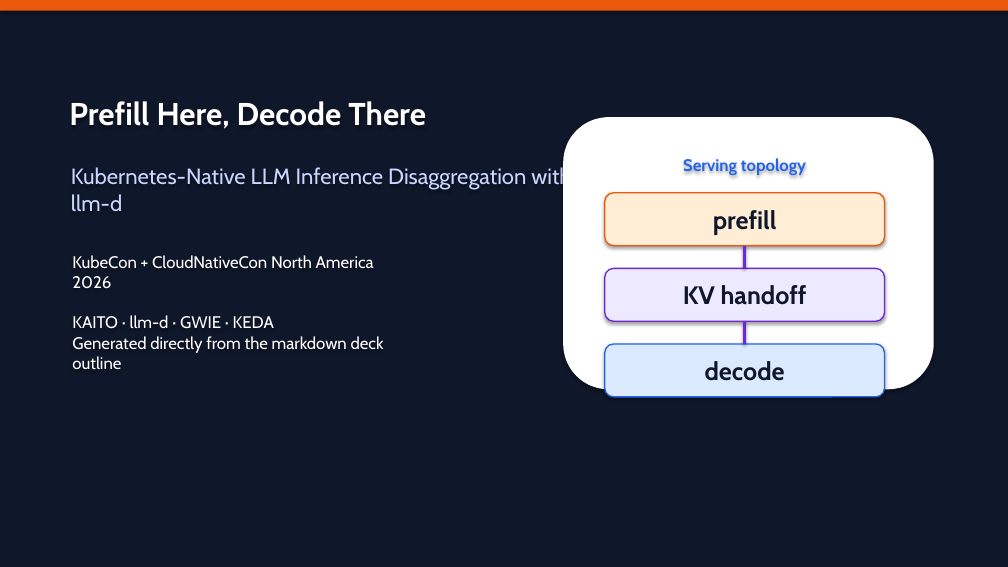
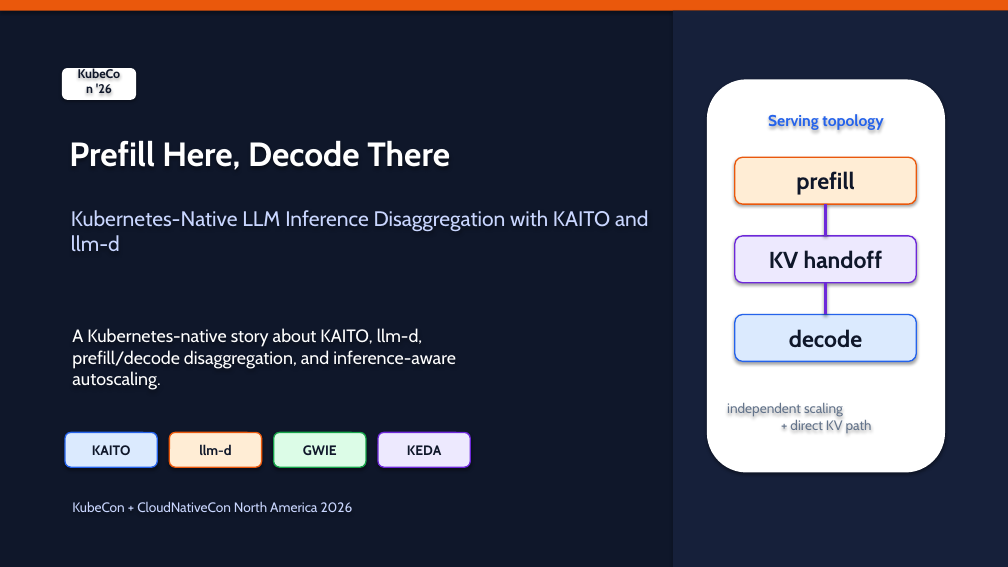
Before and after one commit to andyzhangx/demo, a slide deck: slide 1 of llm/kubecon-na-2026-pd-disaggregation.pptx. Drawn at 1008x567 pixels with LibreOffice and Linux fonts; fonts in the diff are those of the drawing. Boxes give left, top, right and bottom in pixels: in the first picture for what was removed or moved away, otherwise in the second. Text is boxed around its words. In the diff, an @@ line names an element or a change of style, - is before the commit and + after.

```diff
--- a/llm/kubecon-na-2026-pd-disaggregation.pptx
+++ b/llm/kubecon-na-2026-pd-disaggregation.pptx
@@ rectangle added at box(673, 11, 1008, 567), fill #16203A @@
@@ rounded rectangle added at box(62, 68, 136, 100), fill #FFFFFF @@
@@ text added at box(96, 83, 112, 93), 12 pt, text #0F172A, bold @@
+KubeCon '26
@@ rounded rectangle: place and size @@
-rounded rectangle at box(563, 117, 934, 389)
+rounded rectangle at box(707, 79, 945, 473)
@@ text "Prefill Here, Decode There": place and size @@
-text "Prefill Here, Decode There" at box(69, 101, 426, 129)
+text "Prefill Here, Decode There" at box(69, 140, 450, 170)
@@ text "Prefill Here, Decode There" at box(69, 140, 450, 170): size 30 to 32 pt @@
@@ text "Serving topology": place and size @@
-text "Serving topology" at box(683, 157, 806, 175)
+text "Serving topology" at box(768, 114, 883, 130)
@@ text "Serving topology" at box(768, 114, 883, 130): size 16 to 15 pt @@
@@ size 24 to 22 pt in 3 elements at box(735, 315, 917, 361), box(735, 236, 917, 283), box(735, 157, 917, 204) @@
@@ rounded rectangle "prefill": place and size @@
-rounded rectangle "prefill" at box(605, 193, 885, 246)
+rounded rectangle "prefill" at box(735, 157, 917, 204)
@@ text "Kubernetes-Native LLM Inference Disaggregation with ...": place and size @@
-text "Kubernetes-Native LLM Inference Disaggregation with ..." at box(71, 165, 571, 211)
+text "Kubernetes-Native LLM Inference Disaggregation with ..." at box(71, 210, 649, 251)
@@ text "Kubernetes-Native LLM Inference Disaggregation with ..." at box(71, 210, 649, 251): size 21 to 20 pt @@
@@ line moved from (745, 246) - (745, 268) to (826, 204) - (826, 236) @@
@@ rounded rectangle "KV handoff": place and size @@
-rounded rectangle "KV handoff" at box(605, 268, 885, 321)
+rounded rectangle "KV handoff" at box(735, 236, 917, 283)
@@ text removed at box(72, 255, 384, 369) @@
-KubeCon + CloudNativeCon North America 2026
-KAITO · llm-d · GWIE · KEDA
-Generated directly from the markdown deck outline
@@ line moved from (745, 321) - (745, 344) to (826, 283) - (826, 315) @@
@@ text added at box(72, 328, 455, 390), 17 pt, text #FFFFFF @@
+A Kubernetes-native story about KAITO, llm-d,
+prefill/decode disaggregation, and inference-aware autoscaling.
@@ rounded rectangle "decode": place and size @@
-rounded rectangle "decode" at box(605, 344, 885, 397)
+rounded rectangle "decode" at box(735, 315, 917, 361)
@@ text added at box(727, 403, 872, 433), 13 pt, text #64748B @@
+independent scaling
++ direct KV path
@@ rounded rectangle added at box(65, 433, 157, 467), fill #DBEAFE, outline #2563EB 1.25 pt, 13 pt, text #0F172A, bold @@
+KAITO
@@ rounded rectangle added at box(169, 433, 262, 467), fill #FFEDD5, outline #EA580C 1.25 pt, 13 pt, text #0F172A, bold @@
+llm-d
@@ rounded rectangle added at box(274, 433, 366, 467), fill #DCFCE7, outline #16A34A 1.25 pt, 13 pt, text #0F172A, bold @@
+GWIE
@@ rounded rectangle added at box(378, 433, 470, 467), fill #EDE9FE, outline #6D28D9 1.25 pt, 13 pt, text #0F172A, bold @@
+KEDA
@@ text added at box(72, 501, 353, 512), 13 pt, text #C9D6FF @@
+KubeCon + CloudNativeCon North America 2026
```
Also in this commit, not shown: 4 other slides changed, 1 other file.
